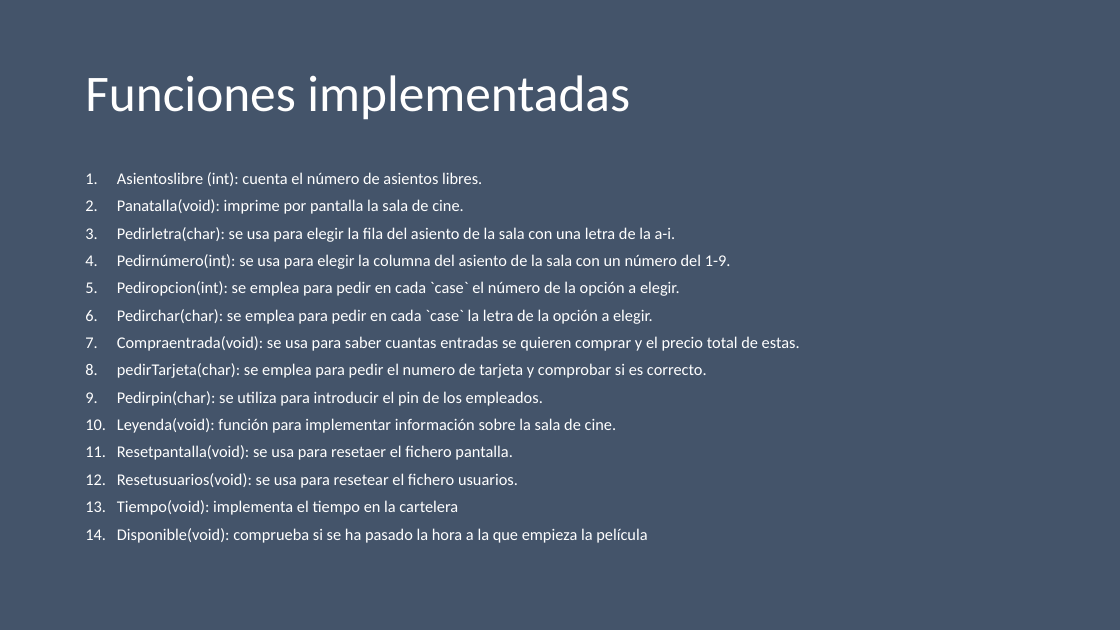
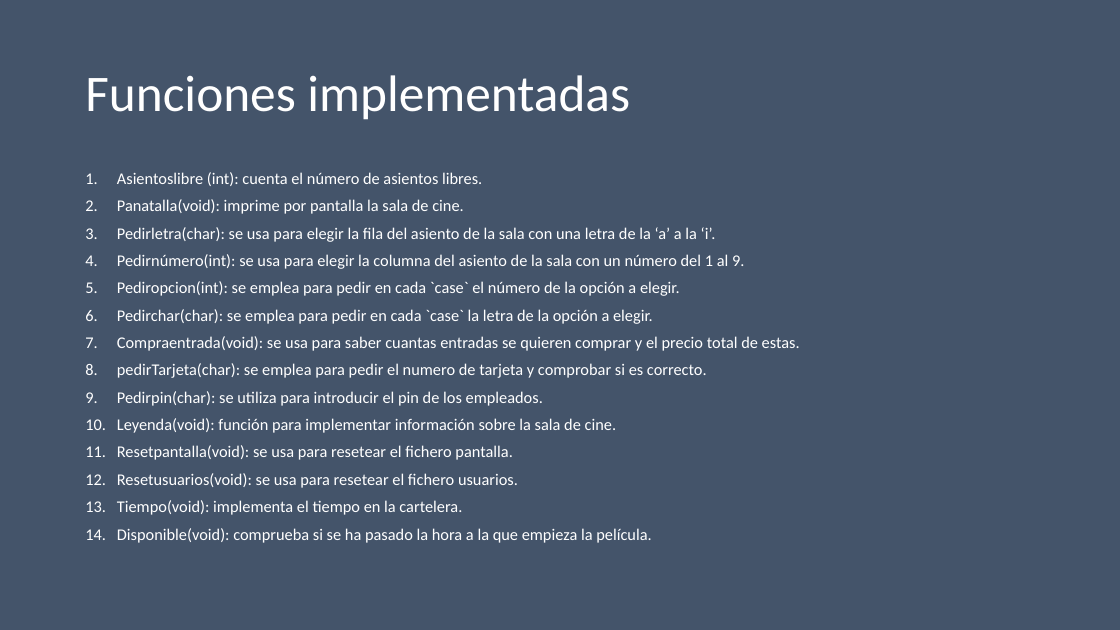
Before and after one commit to aigora/twE105-cinesbartolo, a slide deck: slide 6 of wiki.pptx. Drawn at 1120x630 pixels with LibreOffice and Linux fonts; fonts in the diff are those of the drawing. Boxes give left, top, right and bottom in pixels: in the first picture for what was removed or moved away, otherwise in the second. Text is boxed around its words. In the diff, an @@ line names an element or a change of style, - is before the commit and + after.

```diff
--- a/wiki.pptx
+++ b/wiki.pptx
@@ text at bbox=[117, 227, 744, 269]: text changed @@
-3. Pedirletra(char): se usa para elegir la fila del asiento de la sala con una letra de la a-i.
-4. Pedirnúmero(int): se usa para elegir la columna del asiento de la sala con un número del 1-9.
+3. Pedirletra(char): se usa para elegir la fila del asiento de la sala con una letra de la ‘a’ a la ‘i’.
+4. Pedirnúmero(int): se usa para elegir la columna del asiento de la sala con un número del 1 al 9.
@@ text at bbox=[117, 445, 512, 460]: text changed @@
-11. Resetpantalla(void): se usa para resetaer el fichero pantalla.
+11. Resetpantalla(void): se usa para resetear el fichero pantalla.
@@ text at bbox=[117, 500, 651, 543]: text changed @@
-13. Tiempo(void): implementa el tiempo en la cartelera
-14. Disponible(void): comprueba si se ha pasado la hora a la que empieza la película
+13. Tiempo(void): implementa el tiempo en la cartelera.
+14. Disponible(void): comprueba si se ha pasado la hora a la que empieza la película.
```
Also in this commit, not shown: 4 other slides changed.
